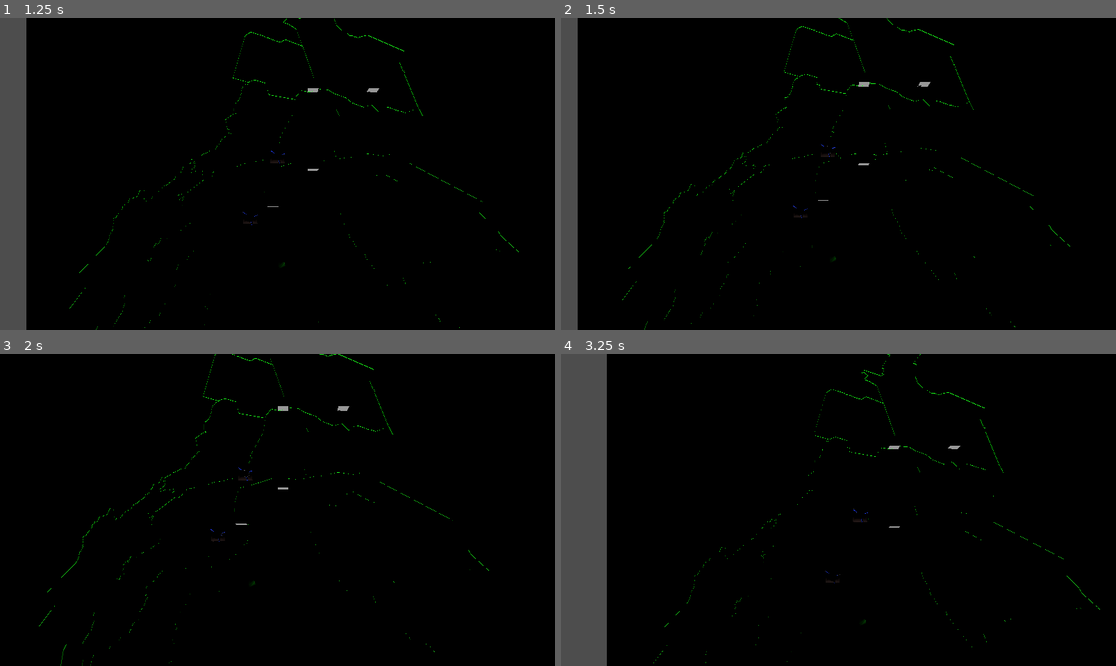
Above: before the commit, frames 1-4 (two rows, left to right).
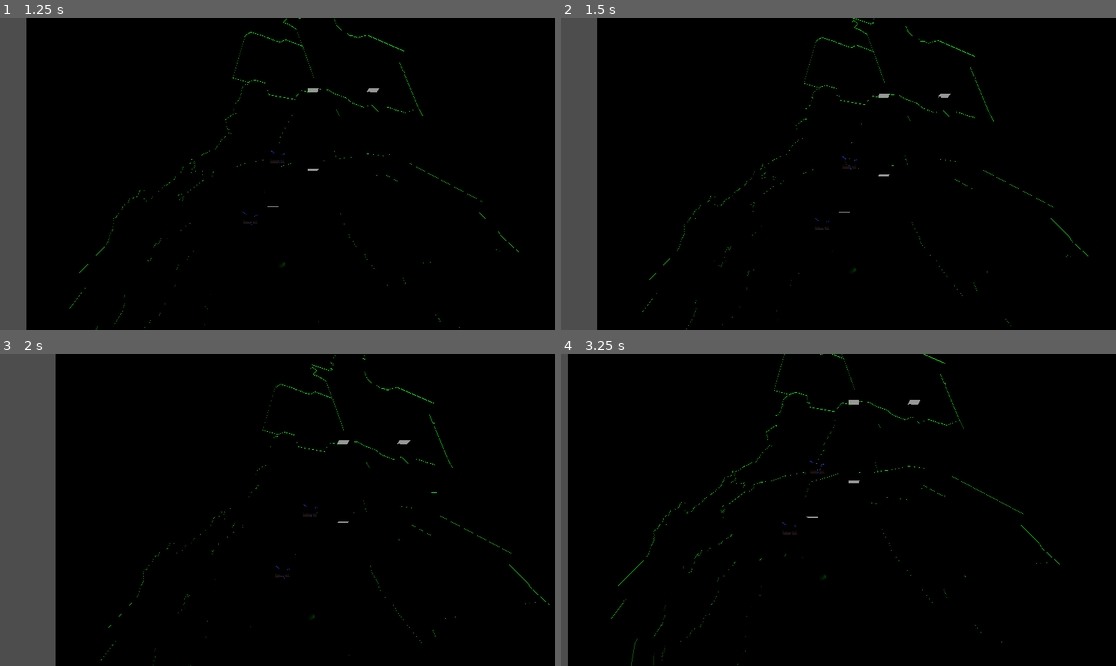
Above: after the commit, the same moments.

Repository: vwc262/Godot8Lumbreras
Game: Godot game, scene res://Scenes/Perfil/Main/NivelPruebas.tscn
The game is run twice, just before and just after one commit, with the same random seed, the same clock (stepped at 60 frames per second) and the same inputs.
Inputs (mouse positions are in pixels of both pictures, inside the frame that each line leads up to):
- Up to frame 1 (1.25 s): tap Enter at 0.5 s; move the mouse to (399, 158) at 0.52 s; click (399, 158) at 0.67 s
- Up to frame 2 (1.5 s): tap Space at 1.25 s; drag from (727, 189) to (810, 236) at 1.27 s
- Up to frame 3 (2 s): no input
- Up to frame 4 (3.25 s): tap Enter at 2 s; move the mouse to (894, 441) at 2.02 s; click (894, 441) at 2.17 s; tap Space at 2.75 s; drag from (810, 572) to (672, 463) at 2.77 s

Frame 1 is identical in both runs. In frame 2, 4.2% of the frame differs, in the area x 3-95%, y 0-100%; in frame 3, 11%, in the area x 0-99%, y 0-100%; in frame 4, 7.7%.

Commit message:
Arreglo de los ejes del paneo

Diff:
--- a/src/Scripts/Fetcher/Fetch_Data.gd
+++ b/src/Scripts/Fetcher/Fetch_Data.gd
@@ -30,7 +30,7 @@
 		# Emitir la señal 'datos_actualizados' con los datos recibidos
 		emit_signal("datos_actualizados", data)
 		# Imprimir los datos recibidos
-		print("Datos recibidos:", data)
+		#print("Datos recibidos:", data)
 		# Guardar los datos en el AutoLoad
 		DataStore.set_data(data)
 	else:
--- a/src/Scripts/Navigation/Touch.gd
+++ b/src/Scripts/Navigation/Touch.gd
@@ -54,7 +54,7 @@
 
 	if touch_points.size() == 1:
 		if can_pan:
-			var pan_vector = (forward + (event.relative.x * right ) + (event.relative.y * forward)) * pan_speed
+			var pan_vector = (forward + (-event.relative.x * right ) + (-event.relative.y * forward)) * pan_speed
 			pan_vector.y = 0
 			global_translate(pan_vector)
 
@@ -97,10 +97,8 @@
 	return tween
 
 func MovimientoRealizado():
-	print('Tween terminado');
 	pass
 
 func MoverCamara(positionToGo):
-	print('quiere ir a ',positionToGo )
 	var tween := crearMiTween(MovimientoRealizado)
 	tween.tween_property(self,"position",positionToGo,1.5)
